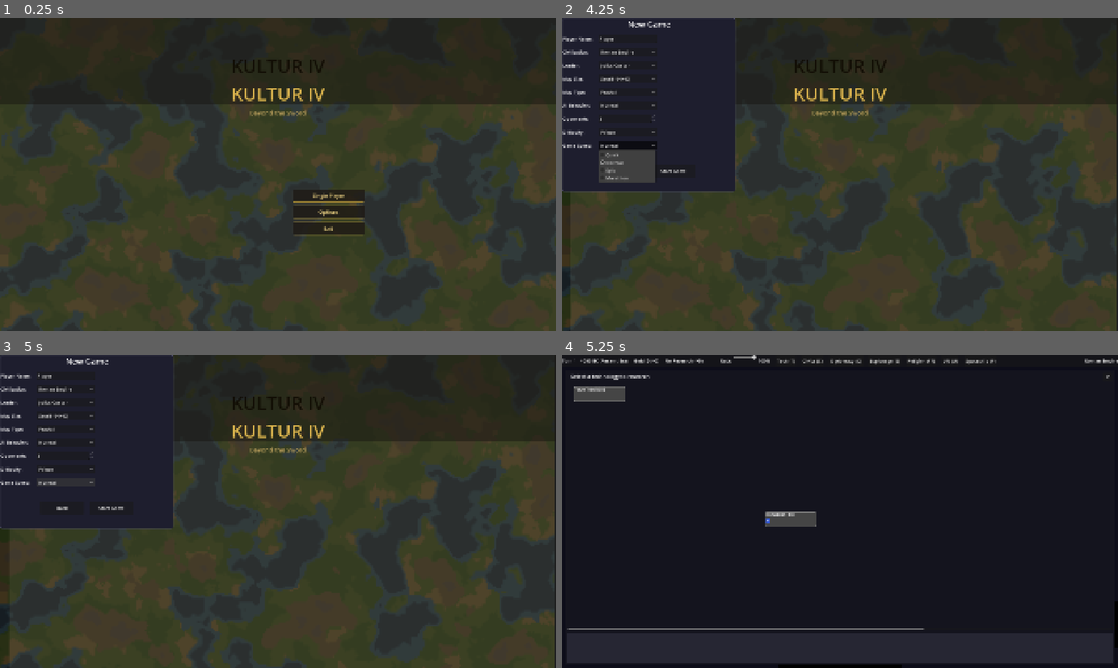
Above: before the commit, frames 1-4 (two rows, left to right).
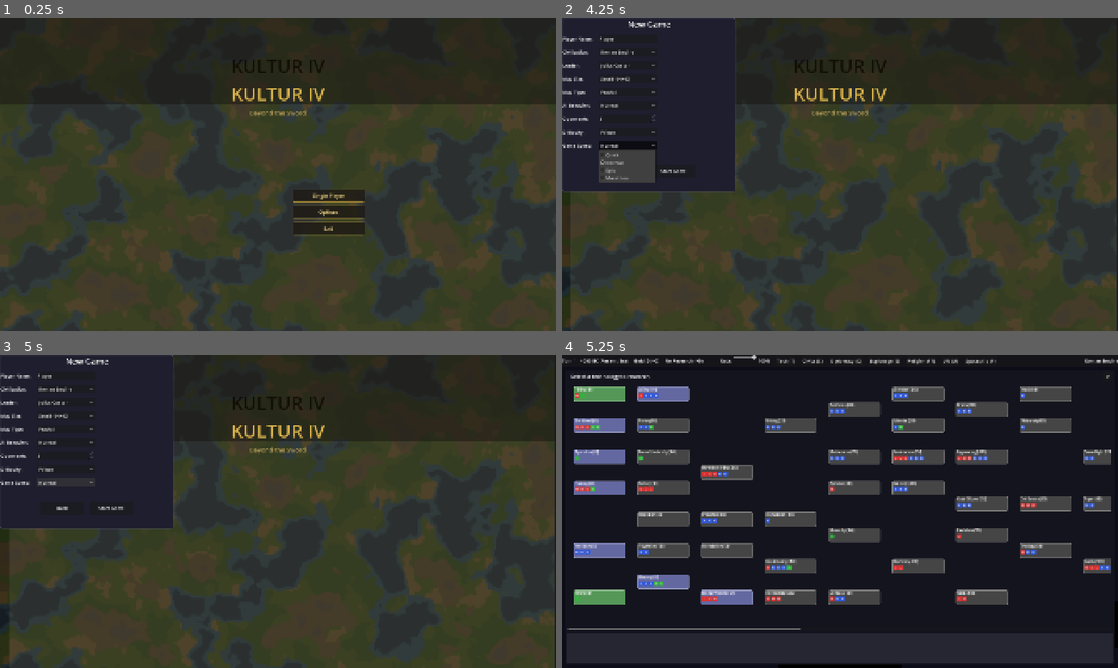
Above: after the commit, the same moments.

Repository: mammaspappa/KULTURIV
Game: Godot game, scene res://scenes/main/main_menu.tscn
Same seed, same stepped clock (60 frames per second), same inputs: the game is played once before the commit and once after it.
Inputs:
- Up to frame 1 (0.25 s): no input
- Up to frame 2 (4.25 s): click "Single Player" at 0.5 s; click "New Game" at 1.25 s; click "Normal" at 2 s; click "Normal" at 2.75 s; click "Normal" at 3.5 s
- Up to frame 3 (5 s): click "Normal" at 4.25 s
- Up to frame 4 (5.25 s): click "Start Game" at 5 s

Frames 1-3 are identical in both runs. In frame 4, 18% of the frame differs, in the area x 2-99%, y 10-88%.

Commit message:
Fix tech tree UI: grid positions and prerequisite connections
- Fix grid position field names: BTS extraction uses grid_x/grid_y but UI
  read gridX/gridY. All techs were stacked at position (1,1). Now reads
  both formats with fallback.

- Draw both AND and OR prerequisite connections (was only drawing AND).
  OR prerequisites are now visible in the tech tree graph.

- Show "Requires ALL" and "Requires ANY" in tech tooltips to distinguish
  AND vs OR prerequisites.

Co-Authored-By: Claude Opus 4.6 (1M context) <noreply@anthropic.com>

Diff:
--- a/scripts/ui/tech_tree.gd
+++ b/scripts/ui/tech_tree.gd
@@ -154,8 +154,8 @@
 		if tech_id.begins_with("_"):
 			continue
 		var tech = DataManager.get_tech(tech_id)
-		var grid_x = tech.get("gridX", 1)
-		var grid_y = tech.get("gridY", 1)
+		var grid_x = tech.get("grid_x", tech.get("gridX", 1))
+		var grid_y = tech.get("grid_y", tech.get("gridY", 1))
 
 		var node = _create_tech_node(tech_id)
 		var px = (grid_x - 1) * CELL_WIDTH + 20
@@ -319,11 +319,14 @@
 		researched_techs = current_player.researched_techs
 
 	for tech_id in tech_nodes:
-		var prereqs = DataManager.get_tech_prerequisites(tech_id)
+		var tech = DataManager.get_tech(tech_id)
+		var and_prereqs = tech.get("prerequisites", [])
+		var or_prereqs = tech.get("or_prerequisites", [])
+		var all_prereqs = and_prereqs + or_prereqs
 		var to_node = tech_nodes[tech_id]
 		var to_pos = to_node.position + Vector2(0, TECH_NODE_SIZE.y / 2)  # Left-middle of target
 
-		for prereq in prereqs:
+		for prereq in all_prereqs:
 			if prereq not in tech_nodes:
 				continue
 			var from_node = tech_nodes[prereq]
@@ -421,14 +424,22 @@
 				text += "  - Improvement: %s\n" % imp_id.capitalize()
 
 	# Show prerequisites
-	var prereqs = DataManager.get_tech_prerequisites(tech_id)
-	if not prereqs.is_empty():
-		text += "\nRequires: "
-		var prereq_names = []
-		for prereq in prereqs:
-			var prereq_tech = DataManager.get_tech(prereq)
-			prereq_names.append(prereq_tech.get("name", prereq))
-		text += ", ".join(prereq_names)
+	var and_prereqs = tech.get("prerequisites", [])
+	var or_prereqs = tech.get("or_prerequisites", [])
+	if not and_prereqs.is_empty():
+		text += "\nRequires ALL: "
+		var names = []
+		for prereq in and_prereqs:
+			var pt = DataManager.get_tech(prereq)
+			names.append(pt.get("name", prereq))
+		text += ", ".join(names)
+	if not or_prereqs.is_empty():
+		text += "\nRequires ANY: "
+		var names = []
+		for prereq in or_prereqs:
+			var pt = DataManager.get_tech(prereq)
+			names.append(pt.get("name", prereq))
+		text += " or ".join(names)
 
 	info_label.text = text
 
